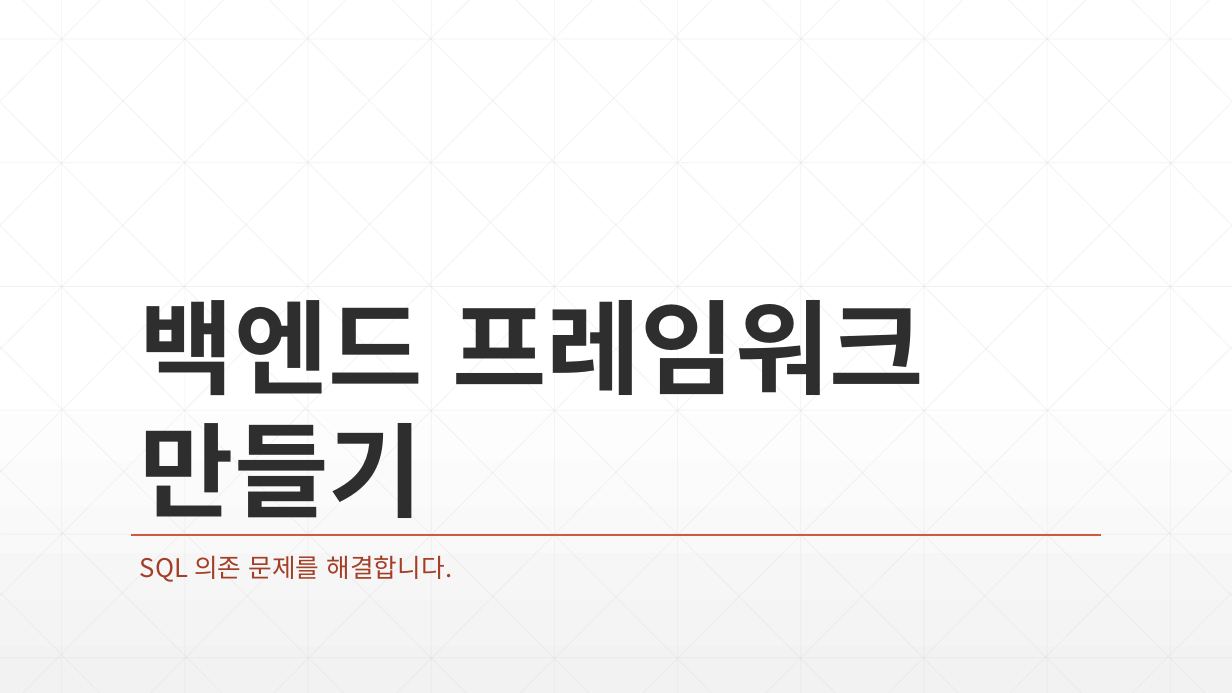
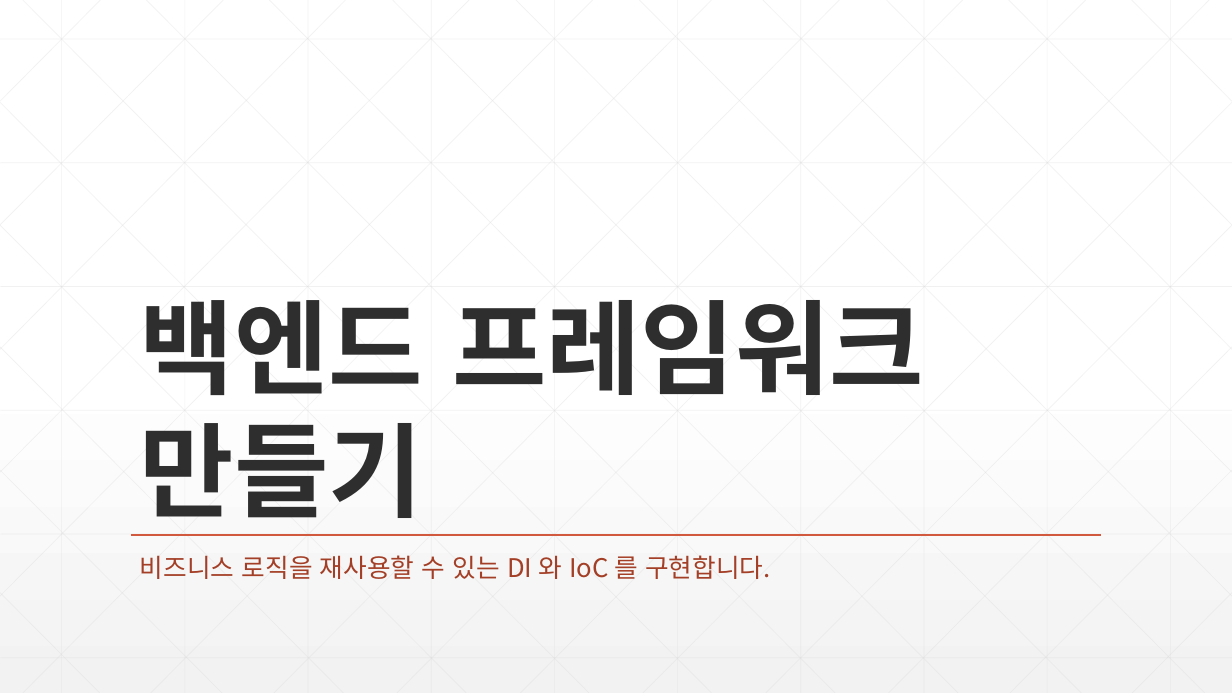
Before and after one commit to zeroshift01/code5, a slide deck: slide 1 of inflearn04/doc/교재.pptx. Drawn at 1232x693 pixels with LibreOffice and Linux fonts; fonts in the diff are those of the drawing. Boxes give left, top, right and bottom in pixels: in the first picture for what was removed or moved away, otherwise in the second. Text is boxed around its words. In the diff, an @@ line names an element or a change of style, - is before the commit and + after.

Commit message:
FIN

```diff
--- a/inflearn04/doc/교재.pptx
+++ b/inflearn04/doc/교재.pptx
@@ subtitle at [140, 555, 770, 579]: text changed @@
-SQL 의존 문제를 해결합니다.
+비즈니스 로직을 재사용할 수 있는 DI 와 IoC 를 구현합니다.
```
Also in this commit, not shown: 2 other slides changed, 4 slides added.
